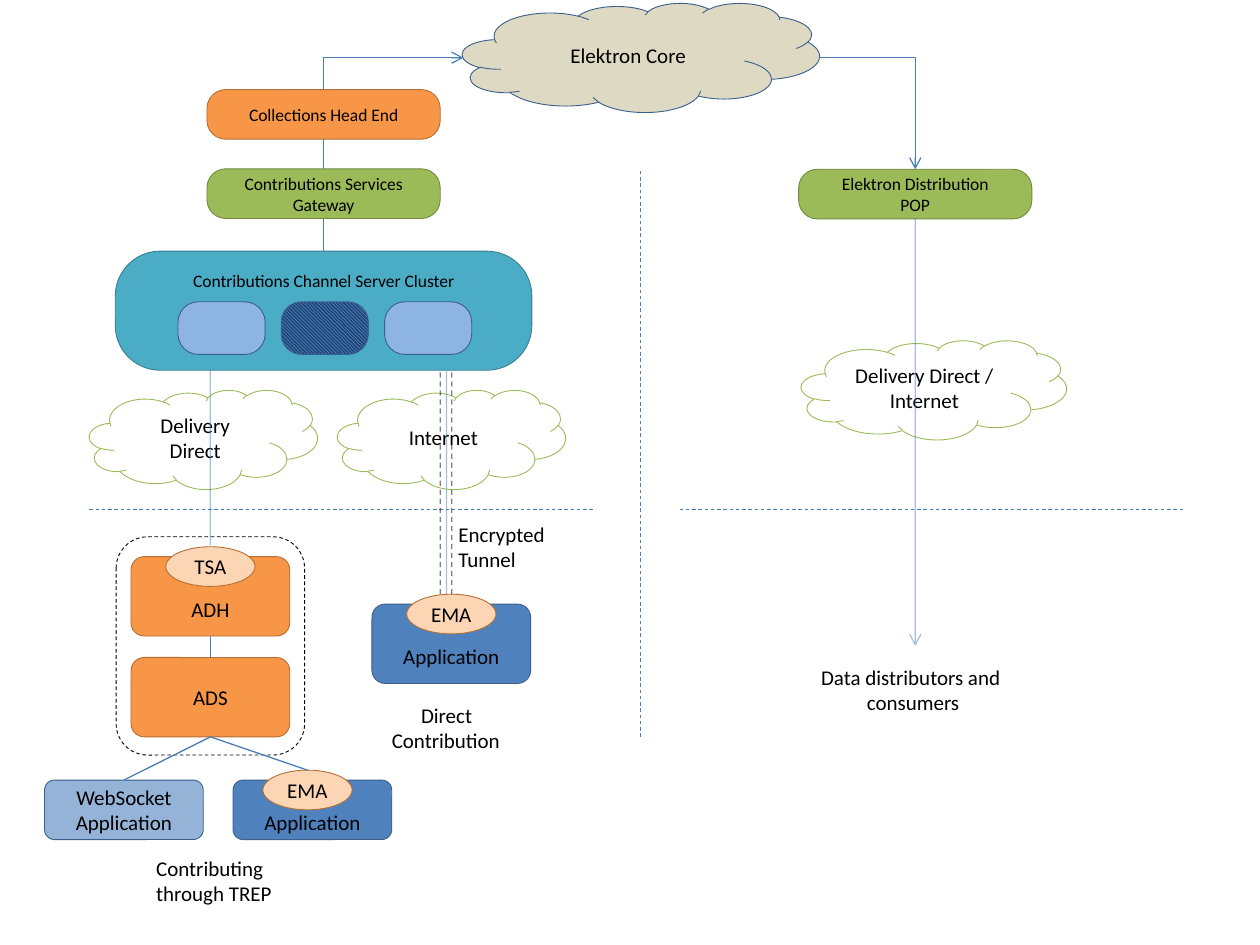
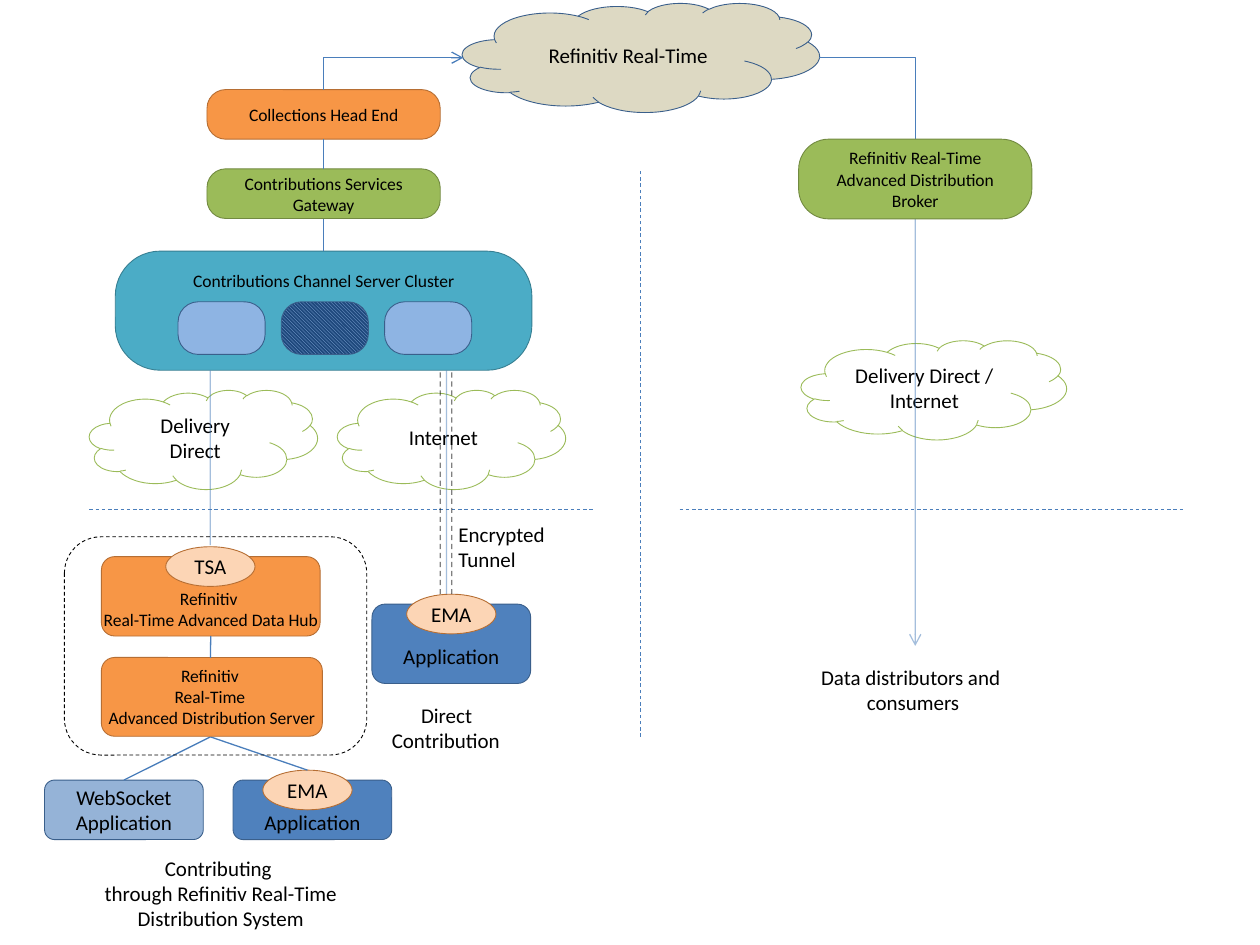
Before and after one commit to LSEG-API-Samples/Example.WebSocketAPI.Posting.TRCC, a slide deck: slide 2 of diagram/diagram.pptx. Drawn at 1260x945 pixels with LibreOffice and Linux fonts; fonts in the diff are those of the drawing. Boxes give left, top, right and bottom in pixels: in the first picture for what was removed or moved away, otherwise in the second. Text is boxed around its words. In the diff, an @@ line names an element or a change of style, - is before the commit and + after.

```diff
--- a/diagram/diagram.pptx
+++ b/diagram/diagram.pptx
@@ text in cloud at <box>549,48,708,63</box>: text changed @@
-Elektron Core
+Refinitiv Real-Time
@@ rounded rectangle added at <box>799,140,1032,219</box>, fill #9BBB59, outline #738A42 0.5 pt, 10 pt, text #000000 @@
+Refinitiv Real-Time Advanced Distribution
+Broker
@@ rounded rectangle removed at <box>799,169,1032,218</box> @@
-Elektron Distribution
-POP
@@ rounded rectangle: place and size @@
-rounded rectangle at <box>116,537,305,755</box>
+rounded rectangle at <box>64,537,367,755</box>
@@ rounded rectangle added at <box>101,557,320,636</box>, fill #F79646, outline #B76F34 0.5 pt, 10 pt, text #000000 @@
+Refinitiv
+Real-Time Advanced Data Hub
@@ rounded rectangle removed at <box>131,557,290,636</box> @@
-ADH
@@ rounded rectangle added at <box>101,658,321,737</box>, fill #F79646, outline #B76F34 0.5 pt, 10 pt, text #000000 @@
+Refinitiv
+Real-Time
+Advanced Distribution Server
@@ rounded rectangle removed at <box>131,658,290,737</box> @@
-ADS
@@ text "Contributing": place and size @@
-text "Contributing" at <box>156,861,272,905</box>
+text "Contributing" at <box>105,861,337,930</box>
@@ text at <box>165,861,272,880</box>: alignment left to centre @@
@@ text at <box>105,886,337,930</box>: text changed @@
-through TREP
+through Refinitiv Real-Time Distribution System
```
Also in this commit, not shown: 1 other slide changed, 2 slides removed, 5 other files.
